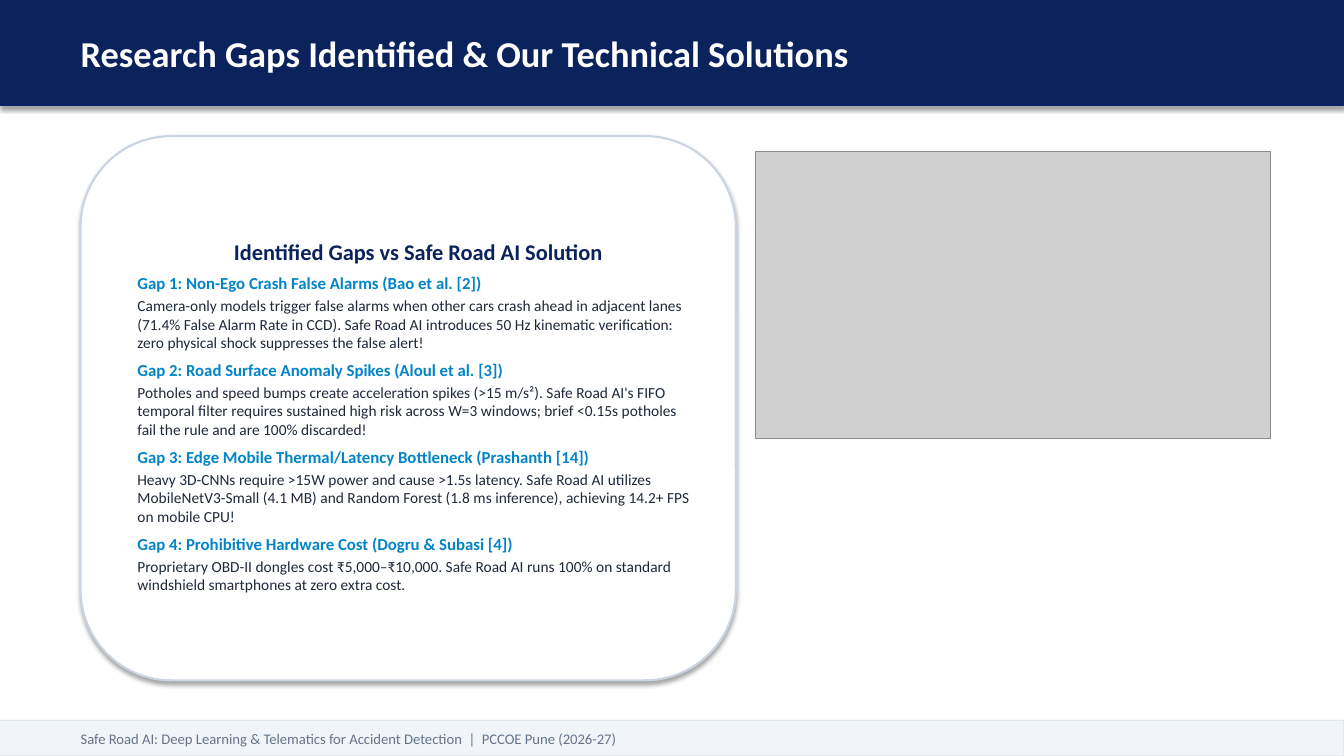
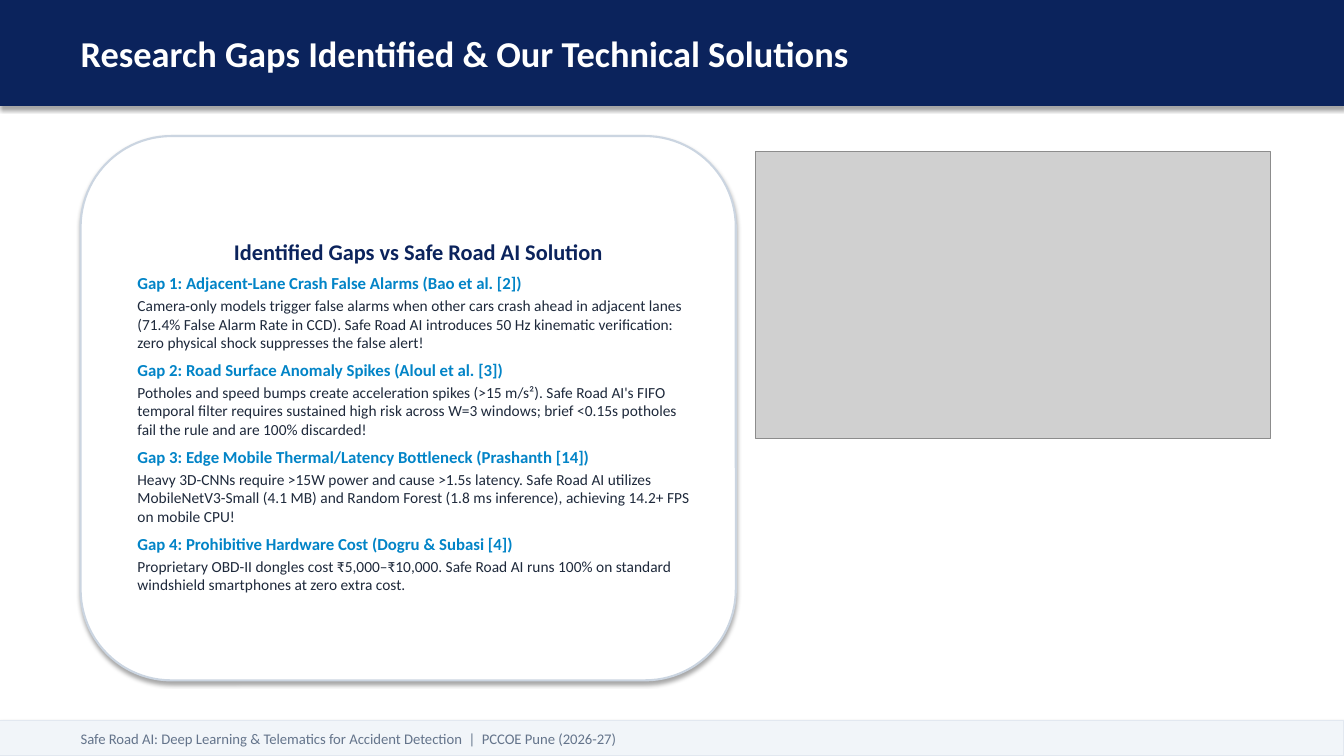
Before and after one commit to mrinmayee005/safe-road-ai, a slide deck: slide 11 of Safe_Road_AI_Review1_Presentation.pptx. Drawn at 1344x756 pixels with LibreOffice and Linux fonts; fonts in the diff are those of the drawing; grey boxes stand for pictures. Boxes give left, top, right and bottom in pixels: in the first picture for what was removed or moved away, otherwise in the second. Text is boxed around its words. In the diff, an @@ line names an element or a change of style, - is before the commit and + after.

```diff
--- a/Safe_Road_AI_Review1_Presentation.pptx
+++ b/Safe_Road_AI_Review1_Presentation.pptx
@@ text in rounded rectangle at [137, 276, 522, 292]: text changed @@
-Gap 1: Non-Ego Crash False Alarms (Bao et al. [2])
+Gap 1: Adjacent-Lane Crash False Alarms (Bao et al. [2])
```
Also in this commit, not shown: 5 other slides changed, 6 other files.
